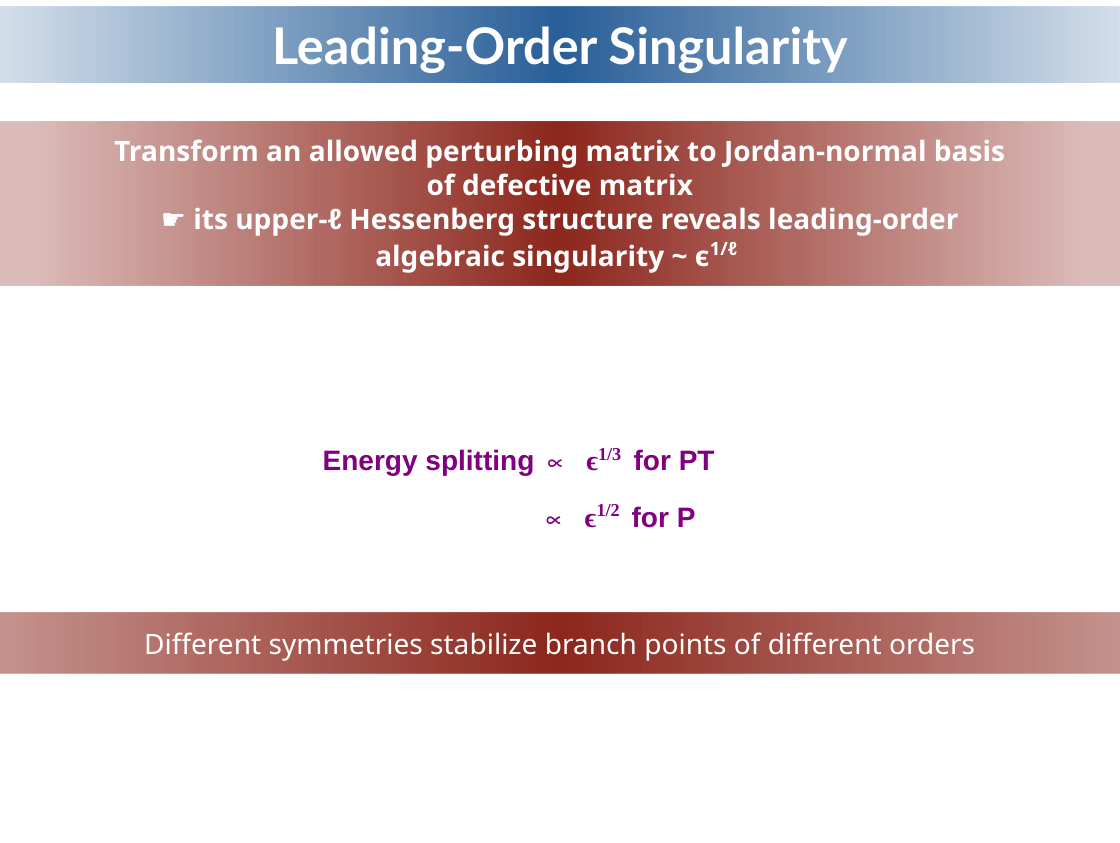
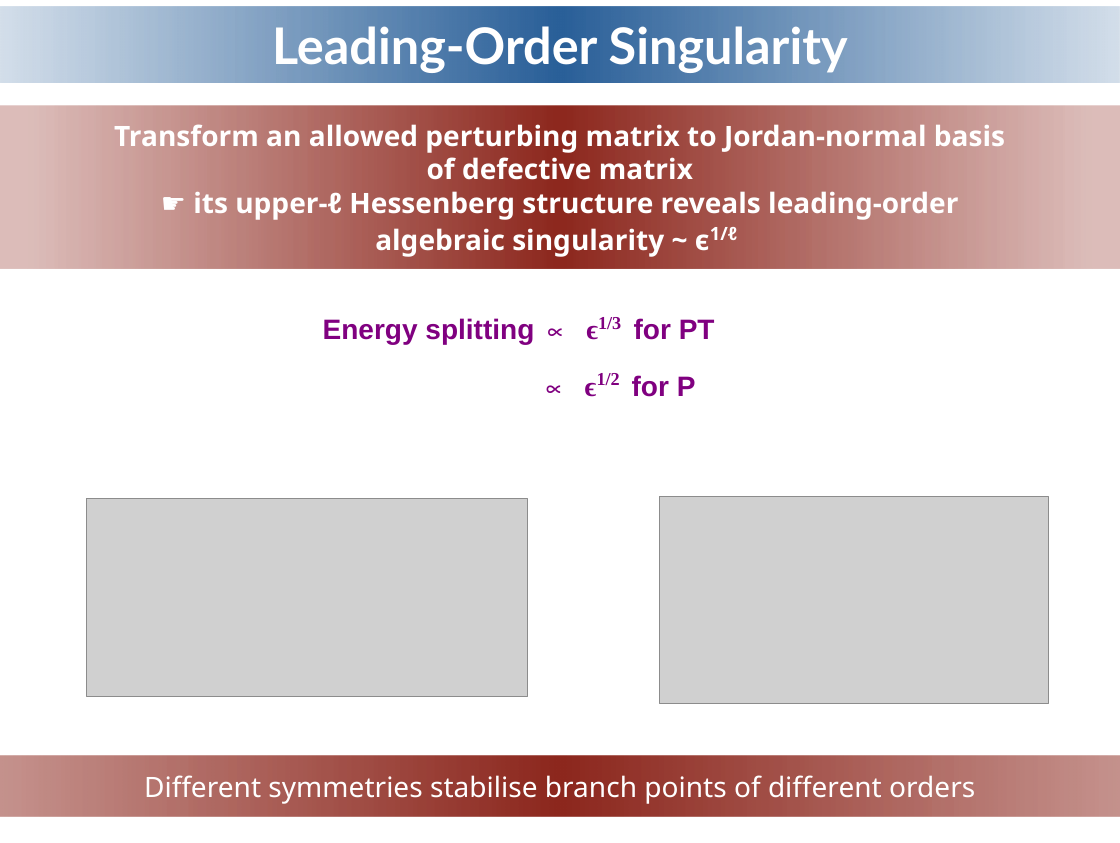
Before and after one commit to ipsita84/Puiseux-series, a slide deck: slide 35 of NH-snu.odp. Drawn at 1120x843 pixels with LibreOffice and Linux fonts; fonts in the diff are those of the drawing; grey boxes stand for pictures; background and template pictures are left out. Boxes give left, top, right and bottom in pixels: in the first picture for what was removed or moved away, otherwise in the second. Text is boxed around its words. In the diff, an @@ line names an element or a change of style, - is before the commit and + after.

```diff
--- a/NH-snu.odp
+++ b/NH-snu.odp
@@ rectangle "Transform an allowed perturbing matrix ...": place and size @@
-rectangle "Transform an allowed perturbing matrix ..." at <box>0,121,1120,285</box>
+rectangle "Transform an allowed perturbing matrix ..." at <box>0,106,1120,269</box>
@@ text "Energy splitting ∝ ϵ1/3 for ...": place and size @@
-text "Energy splitting ∝ ϵ1/3 for ..." at <box>323,448,715,528</box>
+text "Energy splitting ∝ ϵ1/3 for ..." at <box>323,317,715,397</box>
@@ picture added at <box>87,498,528,697</box> @@
@@ picture added at <box>660,496,1049,702</box> @@
@@ rectangle "Different symmetries stabilise branch points ...": place and size @@
-rectangle "Different symmetries stabilise branch points ..." at <box>0,612,1120,673</box>
+rectangle "Different symmetries stabilise branch points ..." at <box>0,756,1120,816</box>
@@ text in rectangle at <box>144,775,975,804</box>: text changed @@
-Different symmetries stabilize branch points of different orders
+Different symmetries stabilise branch points of different orders
```
Also in this commit, not shown: 3 other slides changed, 1 other file.
